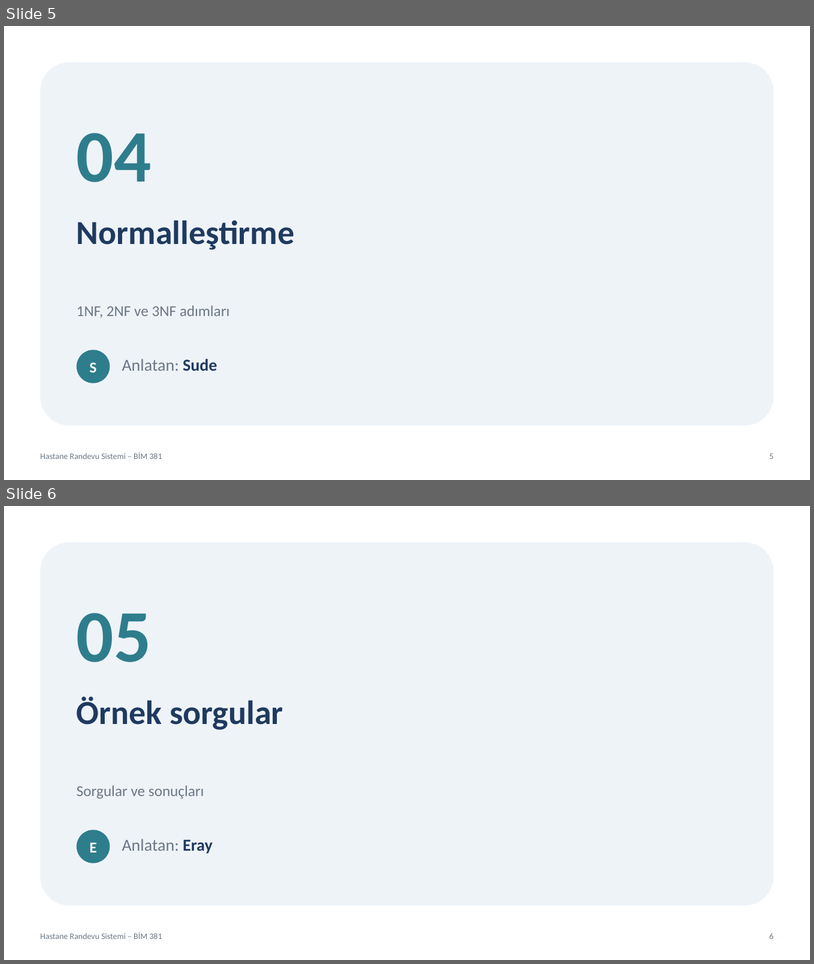
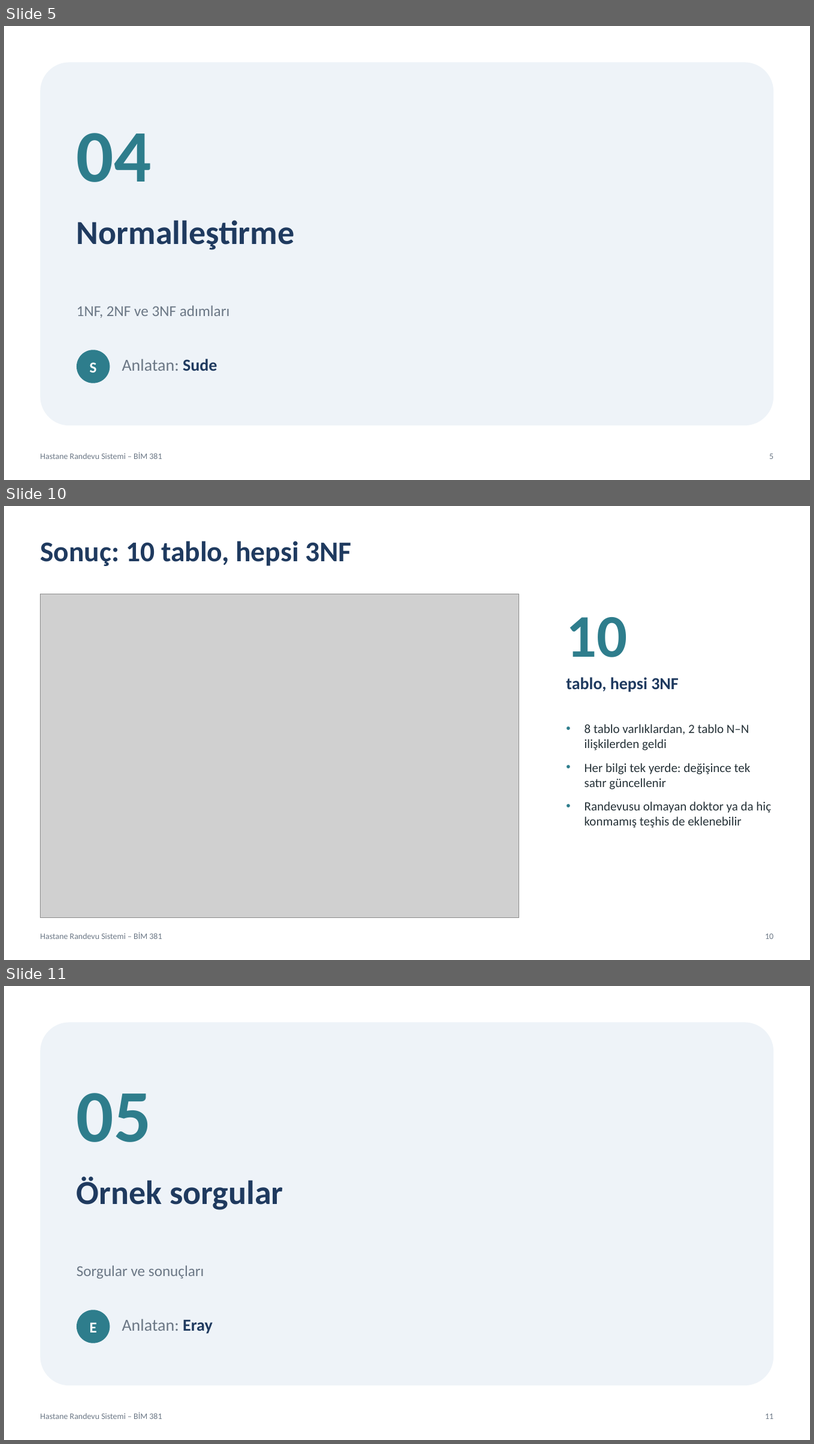
Before and after one commit to vliashenko6/hastane-randevu-sistemi, a slide deck: sunum/hastane_randevu_sunumu.pptx. Shown one above the other, each under a label of ours: slides 5 and 6 before the commit, slides 5, 10 and 11 after it; the slides between them are not shown. The pictures are 814x964 and 814x1444 pixels, drawn with LibreOffice and Linux fonts; fonts in the diff are those of the drawing; grey boxes stand for pictures. Boxes give left, top, right and bottom in pixels: in the first picture for what was removed or moved away, otherwise in the second. Text is boxed around its words. In the diff, an @@ line names an element or a change of style, - is before the commit and + after.

Commit message:
Normalleştirme ve doktor paneli slaytları eklendi

```diff
--- a/sunum/hastane_randevu_sunumu.pptx
+++ b/sunum/hastane_randevu_sunumu.pptx
@@ slide 10 added at [4, 506, 810, 960], background #FFFFFF; not listed: 2 template elements that a slide beside it also shows @@
@@ text added at [40, 541, 352, 566], 34 pt, text #1F3A5F, bold @@
+Sonuç: 10 tablo, hepsi 3NF
@@ picture added at [40, 594, 519, 918] @@
@@ text added at [566, 617, 627, 657], 72 pt, text #2E7D8C, bold @@
+10
@@ text added at [566, 677, 678, 692], 20 pt, text #1F3A5F, bold @@
+tablo, hepsi 3NF
@@ text added at [585, 724, 771, 828], 15 pt, text #263238 @@
+• 8 tablo varlıklardan, 2 tablo N–N ilişkilerden geldi
+• Her bilgi tek yerde: değişince tek satır güncellenir
+• Randevusu olmayan doktor ya da hiç konmamış teşhis de eklenebilir
@@ what was slide 6 is now slide 11 @@
@@ page number at [765, 1413, 774, 1419]: text changed @@
-6
+11
```
Also in this commit, not shown: 6 other slides added.
